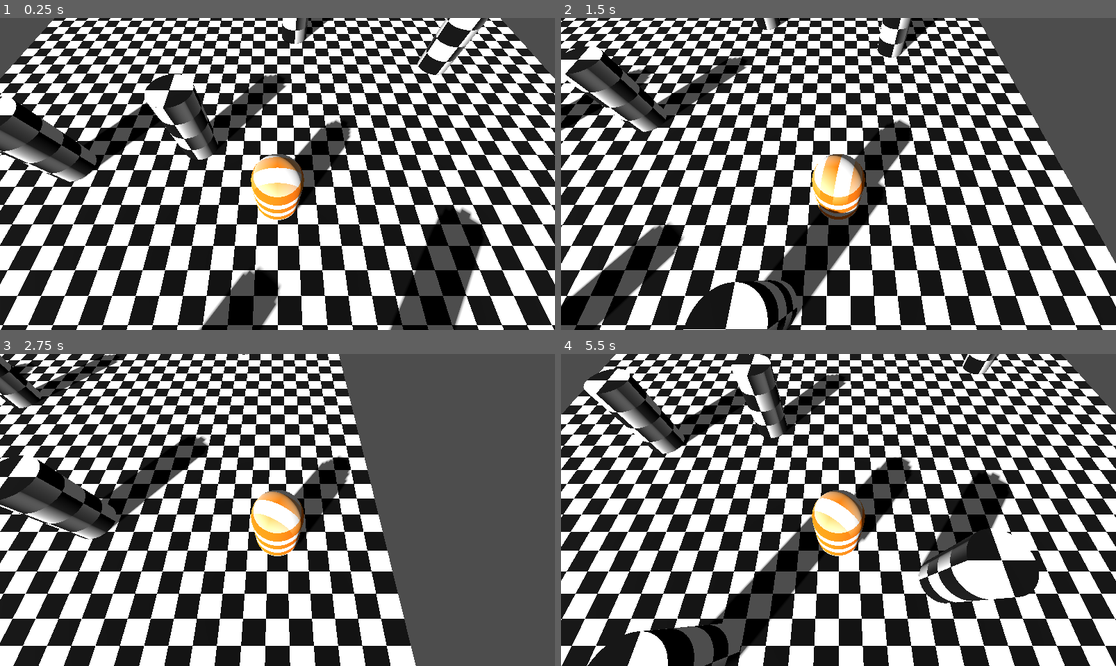
Above: before the commit, frames 1-4 (two rows, left to right).
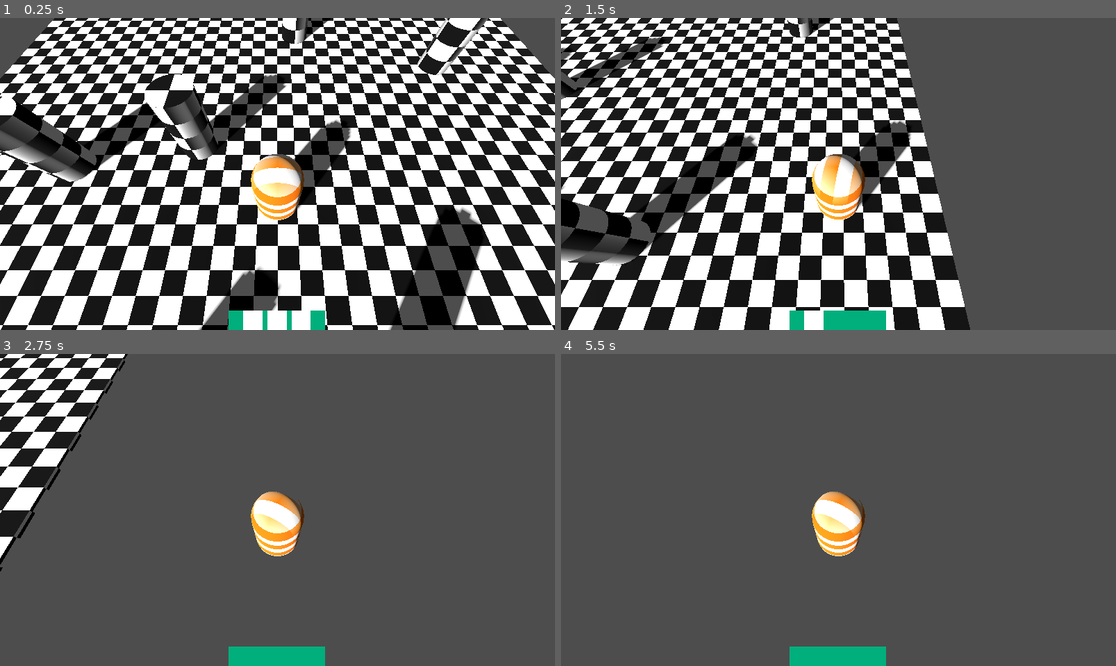
Above: after the commit, the same moments.

Repository: sammburr/terras-inter
Game: Godot game, scene res://scenes/tests/player_movement.tscn
The game is run twice, just before and just after one commit, with the same random seed, the same clock (stepped at 60 frames per second) and the same inputs.
Inputs (mouse positions are in pixels of both pictures, inside the frame that each line leads up to):
- Up to frame 1 (0.25 s): no input
- Up to frame 2 (1.5 s): tap Enter (ui_accept) at 0.5, 0.77 s; move the mouse to (960, 158) at 0.52 s; hold D (move_right) 0.53-1.28 s; tap Shift (dash, bound only after the commit) at 0.6, 1.35 s; move the mouse to (727, 189) at 1.27 s; hold S (move_back) from 1.28 s (still down)
- Up to frame 3 (2.75 s): tap Enter (ui_accept) at 1.52 s; move the mouse to (333, 441) at 2.02 s; release S (move_back) at 2.03 s; hold D (move_right) from 2.03 s (still down); tap Shift (dash, bound only after the commit) at 2.1 s
- Up to frame 4 (5.5 s): move the mouse to (810, 572) at 2.77 s; release D (move_right) at 2.78 s; hold W (move_forward) 2.78-3.53 s; tap Shift (dash, bound only after the commit) every 0.75 s from 2.85 to 5.1 s; tap Enter (ui_accept) at 3.02, 3.77, 4.52 s; move the mouse to (1005, 556) at 3.52 s; hold A (move_left) 3.53-5.03 s; move the mouse to (672, 463) at 4.27 s; move the mouse to (866, 510) at 5.02 s; hold S (move_back) from 5.03 s (still down)

The runs differ from the first frame. In frame 1, 0.9% of the frame differs, in the area x 41-59%, y 93-100%; in frame 2, 59%; in frame 3, 61%; in frame 4, 91%, in the area x 0-100%, y 0-100%.

Commit message:
Add: player dash, deadlock style

Diff:
--- a/project.godot
+++ b/project.godot
@@ -37,3 +37,8 @@
 "events": [Object(InputEventKey,"resource_local_to_scene":false,"resource_name":"","device":-1,"window_id":0,"alt_press …(192 unchanged characters)…
 ]
 }
+dash={
+"deadzone": 0.5,
+"events": [Object(InputEventKey,"resource_local_to_scene":false,"resource_name":"","device":-1,"window_id":0,"alt_pressed":false,"shift_pressed":false,"ctrl_pressed":false,"meta_pressed":false,"pressed":false,"keycode":0,"physical_keycode":4194325,"key_label":0,"unicode":0,"location":0,"echo":false,"script":null)
+]
+}
--- a/scenes/prefabs/player/player.tscn
+++ b/scenes/prefabs/player/player.tscn
@@ -1,6 +1,7 @@
-[gd_scene load_steps=5 format=3 uid="uid://ctclikyxf2ei6"]
+[gd_scene load_steps=6 format=3 uid="uid://ctclikyxf2ei6"]
 
 [ext_resource type="Material" uid="uid://dspbrm4dmi6jb" path="res://art/materials/stripes_orange.tres" id="1_3smw6"]
+[ext_resource type="PackedScene" uid="uid://dqiewxsvvvoh1" path="res://scenes/ui/player_ui.tscn" id="1_c15v6"]
 [ext_resource type="Script" path="res://scripts/player/player_movement.gd" id="1_r8vjq"]
 
 [sub_resource type="CapsuleShape3D" id="CapsuleShape3D_bwtli"]
@@ -9,13 +10,18 @@
 
 [node name="Player" type="Node3D"]
 
-[node name="CharacterBody3D" type="CharacterBody3D" parent="." node_paths=PackedStringArray("camera", "body")]
+[node name="PlayerUi" parent="." instance=ExtResource("1_c15v6")]
+
+[node name="CharacterBody3D" type="CharacterBody3D" parent="." node_paths=PackedStringArray("camera", "body", "ui")]
 transform = Transform3D(1, 0, 0, 0, 1, 0, 0, 0, 1, 0, 1, 0)
 collision_layer = 2
 script = ExtResource("1_r8vjq")
 camera = NodePath("CameraAttach/Camera3D")
 body = NodePath("CollisionShape3D")
+ui = NodePath("../PlayerUi")
 mouse_collision_mask = 1
+time_per_stamina = 10
+walk_speed_recovery = 0.5
 
 [node name="CollisionShape3D" type="CollisionShape3D" parent="CharacterBody3D"]
 shape = SubResource("CapsuleShape3D_bwtli")
--- /dev/null
+++ b/scenes/ui/player_ui.tscn
@@ -0,0 +1,60 @@
+[gd_scene load_steps=3 format=3 uid="uid://dqiewxsvvvoh1"]
+
+[ext_resource type="Script" path="res://scripts/ui/player_ui.gd" id="1_hiwvi"]
+[ext_resource type="Script" path="res://scripts/ui/sprint_charges.gd" id="1_iyy8n"]
+
+[node name="PlayerUi" type="Control" node_paths=PackedStringArray("sprint_charges")]
+layout_mode = 3
+anchors_preset = 15
+anchor_right = 1.0
+anchor_bottom = 1.0
+grow_horizontal = 2
+grow_vertical = 2
+script = ExtResource("1_hiwvi")
+sprint_charges = NodePath("SprintCharges")
+
+[node name="ColorRect" type="ColorRect" parent="."]
+layout_mode = 1
+anchors_preset = 7
+anchor_left = 0.5
+anchor_top = 1.0
+anchor_right = 0.5
+anchor_bottom = 1.0
+offset_left = -101.0
+offset_top = -40.0
+offset_right = 99.0
+grow_horizontal = 2
+grow_vertical = 0
+color = Color(1.58831e-06, 0.685846, 0.486155, 1)
+
+[node name="SprintCharges" type="Control" parent="." node_paths=PackedStringArray("color_rects")]
+layout_mode = 1
+anchors_preset = 7
+anchor_left = 0.5
+anchor_top = 1.0
+anchor_right = 0.5
+anchor_bottom = 1.0
+offset_left = -71.0
+offset_top = -40.0
+offset_right = -31.0
+grow_horizontal = 2
+grow_vertical = 0
+script = ExtResource("1_iyy8n")
+color_rects = [NodePath("ColorRect"), NodePath("ColorRect2"), NodePath("ColorRect3")]
+
+[node name="ColorRect" type="ColorRect" parent="SprintCharges"]
+layout_mode = 0
+offset_right = 40.0
+offset_bottom = 40.0
+
+[node name="ColorRect2" type="ColorRect" parent="SprintCharges"]
+layout_mode = 0
+offset_left = 50.0
+offset_right = 90.0
+offset_bottom = 40.0
+
+[node name="ColorRect3" type="ColorRect" parent="SprintCharges"]
+layout_mode = 0
+offset_left = 100.0
+offset_right = 140.0
+offset_bottom = 40.0
--- a/scripts/player/player_movement.gd
+++ b/scripts/player/player_movement.gd
@@ -1,11 +1,29 @@
 extends CharacterBody3D
 
+@export_category("REFERENCES")
 @export var camera : Camera3D
 @export var body : Node3D
+@export var ui : PlayerUI
+@export_category("SETTINGS")
 @export_flags_3d_physics var mouse_collision_mask : int
+@export var base_speed : float = 5.0
+@export var dash_speed : float = 15.0
+@export var time_per_stamina : int
+@export var walk_speed_recovery : float = 2.0
 
-const SPEED = 5.0
 const JUMP_VELOCITY = 4.5
+
+var stamina_timer : Timer
+var current_speed : float
+
+func _ready() -> void:
+	current_speed = base_speed
+
+	stamina_timer = Timer.new()
+	stamina_timer.wait_time = time_per_stamina
+	stamina_timer.autostart = true
+	stamina_timer.timeout.connect(_recharge_stamina)
+	add_child(stamina_timer)
 
 func _input(event: InputEvent) -> void:
 	if event is InputEventMouseMotion:
@@ -23,6 +41,9 @@
 
 		if !result.is_empty():
 			body.look_at(Vector3(result.position.x, body.global_position.y, result.position.z))
+	elif Input.is_action_just_pressed("dash"):
+		ui.sprint_charges.try_use_charge()
+		current_speed = dash_speed
 
 
 func _physics_process(delta: float) -> void:
@@ -34,15 +55,23 @@
 	if Input.is_action_just_pressed("ui_accept") and is_on_floor():
 		velocity.y = JUMP_VELOCITY
 
+	# Lerp curretn speed back to normal.
+	current_speed = lerpf(current_speed, base_speed,   delta / walk_speed_recovery)
+	print(current_speed)
+
 	# Get the input direction and handle the movement/deceleration.
 	# As good practice, you should replace UI actions with custom gameplay actions.
 	var input_dir := Input.get_vector("move_left", "move_right", "move_forward", "move_back")
 	var direction := (transform.basis * Vector3(input_dir.x, 0, input_dir.y)).normalized()
 	if direction:
-		velocity.x = direction.x * SPEED
-		velocity.z = direction.z * SPEED
+		velocity.x = direction.x * current_speed
+		velocity.z = direction.z * current_speed
 	else:
-		velocity.x = move_toward(velocity.x, 0, SPEED)
-		velocity.z = move_toward(velocity.z, 0, SPEED)
+		velocity.x = move_toward(velocity.x, 0, current_speed)
+		velocity.z = move_toward(velocity.z, 0, current_speed)
 
 	move_and_slide()
+
+func _recharge_stamina() -> void:
+	ui.sprint_charges.try_recharge()
+	pass
--- /dev/null
+++ b/scripts/ui/player_ui.gd
@@ -0,0 +1,5 @@
+class_name PlayerUI
+extends Control
+
+
+@export var sprint_charges : UISprintCharges
--- /dev/null
+++ b/scripts/ui/sprint_charges.gd
@@ -0,0 +1,33 @@
+class_name UISprintCharges
+extends Control
+
+@export var color_rects : Array[ColorRect]
+
+var charges_left : int
+
+func _ready() -> void:
+	charges_left = color_rects.size()
+
+func _use_charge() -> void:
+	if charges_left > 0:
+		charges_left -= 1
+		color_rects[charges_left].hide()
+
+func _recharge() -> void:
+	if charges_left < color_rects.size():
+		charges_left += 1
+		color_rects[charges_left-1].show()
+
+func try_use_charge() -> bool:
+	if charges_left > 0:
+		_use_charge()
+		return true
+	else:
+		return false
+
+func try_recharge() -> bool:
+	if charges_left < color_rects.size():
+		_recharge()
+		return true
+	else:
+		return false
